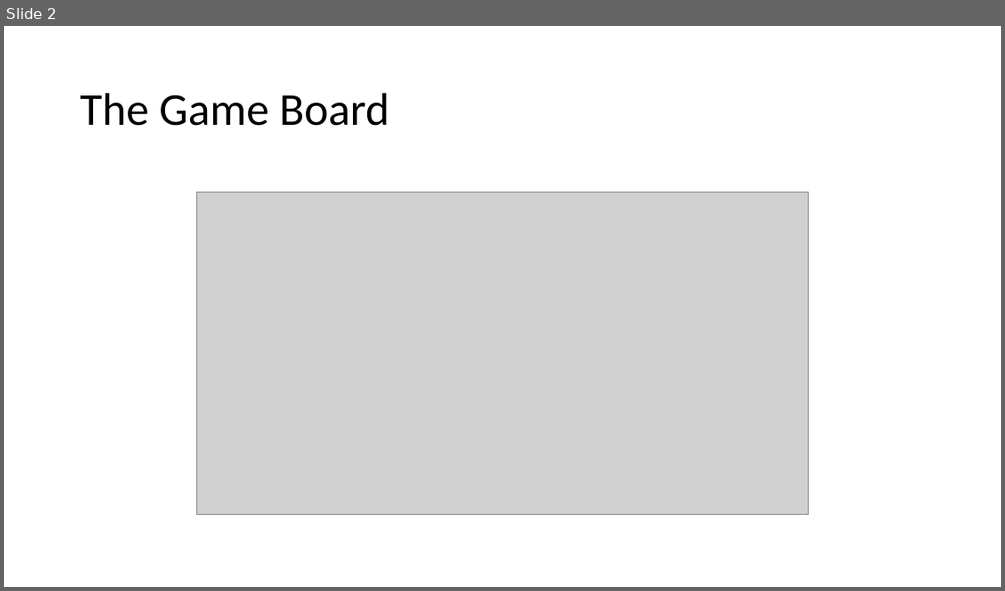
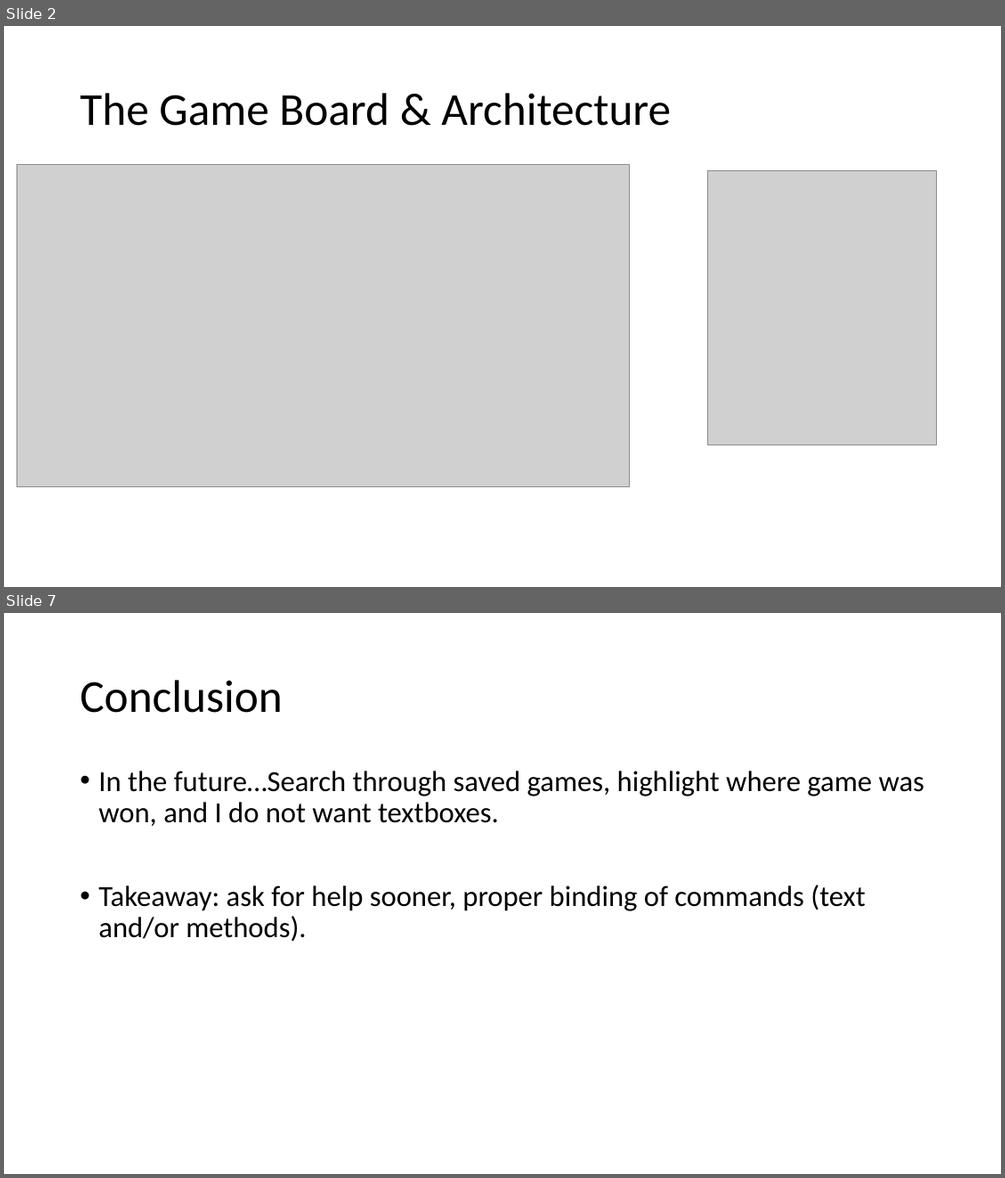
Before and after one commit to farrert/OOpCapstone, a slide deck: OOP Capstone/TicTacToe.pptx. Shown one above the other, each under a label of ours: slide 2 before the commit, slides 2 and 7 after it; the slides between them are not shown. The pictures are 1005x591 and 1005x1178 pixels, drawn with LibreOffice and Linux fonts; fonts in the diff are those of the drawing; grey boxes stand for pictures. Boxes give left, top, right and bottom in pixels: in the first picture for what was removed or moved away, otherwise in the second. Text is boxed around its words. In the diff, an @@ line names an element or a change of style, - is before the commit and + after.

```diff
--- a/OOP Capstone/TicTacToe.pptx
+++ b/OOP Capstone/TicTacToe.pptx
@@ slide 7 added at [4, 613, 1001, 1174], background #FFFFFF @@
@@ title added at [80, 680, 283, 713], 44 pt, text #000000 @@
+Conclusion
@@ text added at [98, 771, 924, 941], 28 pt, text #000000 @@
+• In the future…Search through saved games, highlight where game was won, and I do not want textboxes.
+• Takeaway: ask for help sooner, proper binding of commands (text and/or methods).
@@ slide 2 changed as well @@
@@ title at [80, 93, 671, 126]: text changed @@
-The Game Board
+The Game Board & Architecture
@@ picture: place and size @@
-picture at [196, 192, 809, 515]
+picture at [16, 164, 629, 487]
@@ picture added at [708, 170, 937, 444] @@
```
Also in this commit, not shown: 1 other slide changed, 4 other slides added, 5 slides removed, 11 other files.
